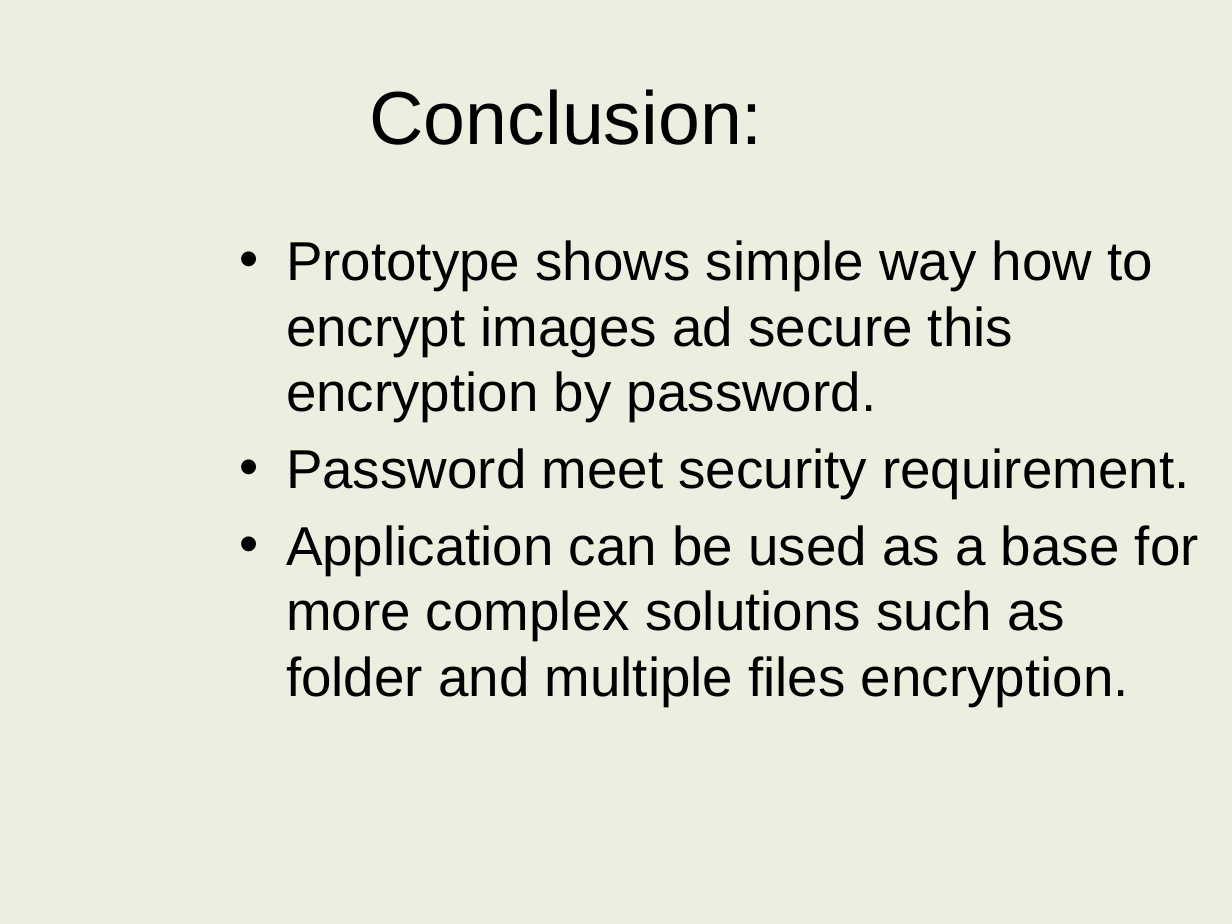
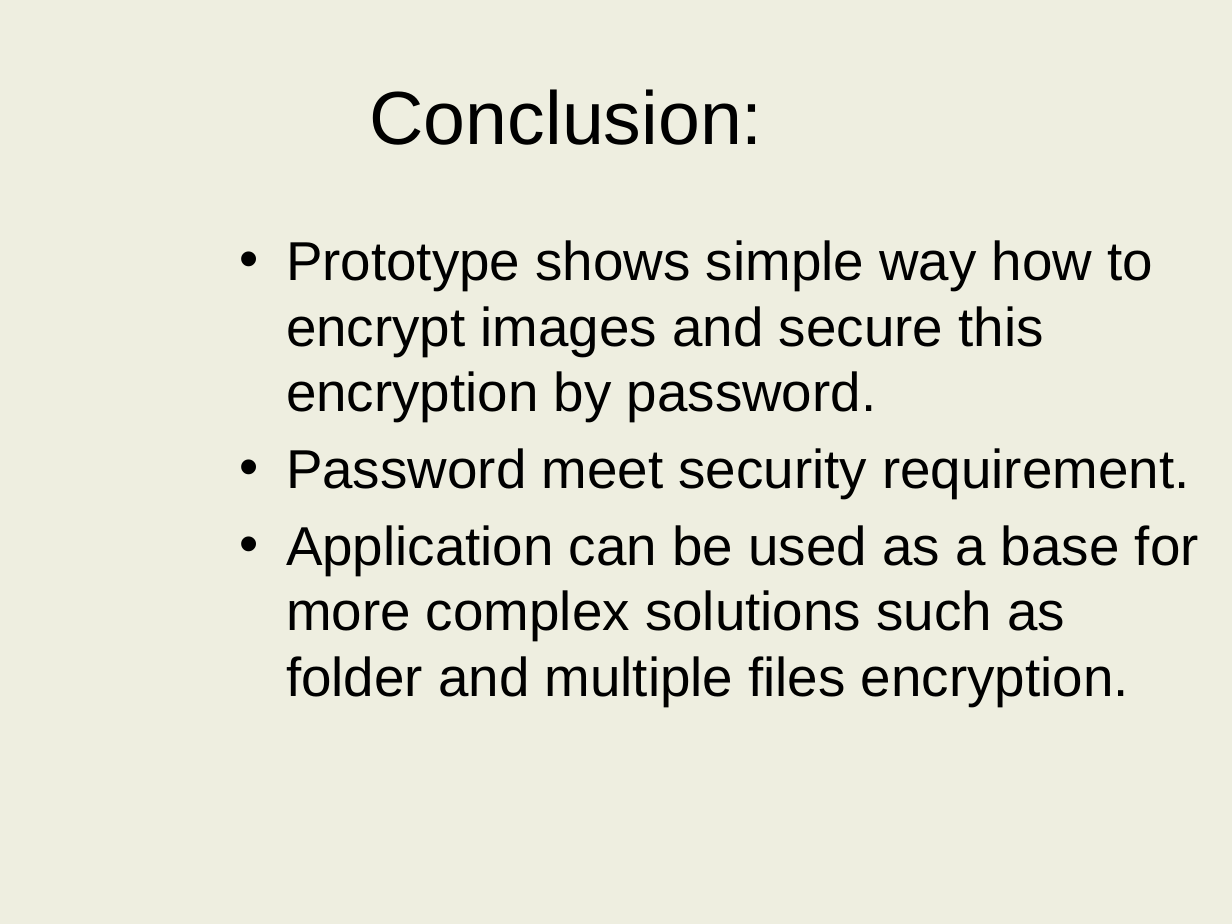
Before and after one commit to harropda/DIVVY-PIC, a slide deck: slide 7 of Documentation/Image Encryption.pptx. Drawn at 1232x924 pixels with LibreOffice and Linux fonts; fonts in the diff are those of the drawing; background and template pictures are left out. Boxes give left, top, right and bottom in pixels: in the first picture for what was removed or moved away, otherwise in the second. Text is boxed around its words. In the diff, an @@ line names an element or a change of style, - is before the commit and + after.

```diff
--- a/Documentation/Image Encryption.pptx
+++ b/Documentation/Image Encryption.pptx
@@ text at bbox=[286, 240, 1153, 421]: text changed @@
-• Prototype shows simple way how to encrypt images ad secure this encryption by password.
+• Prototype shows simple way how to encrypt images and secure this encryption by password.
```
